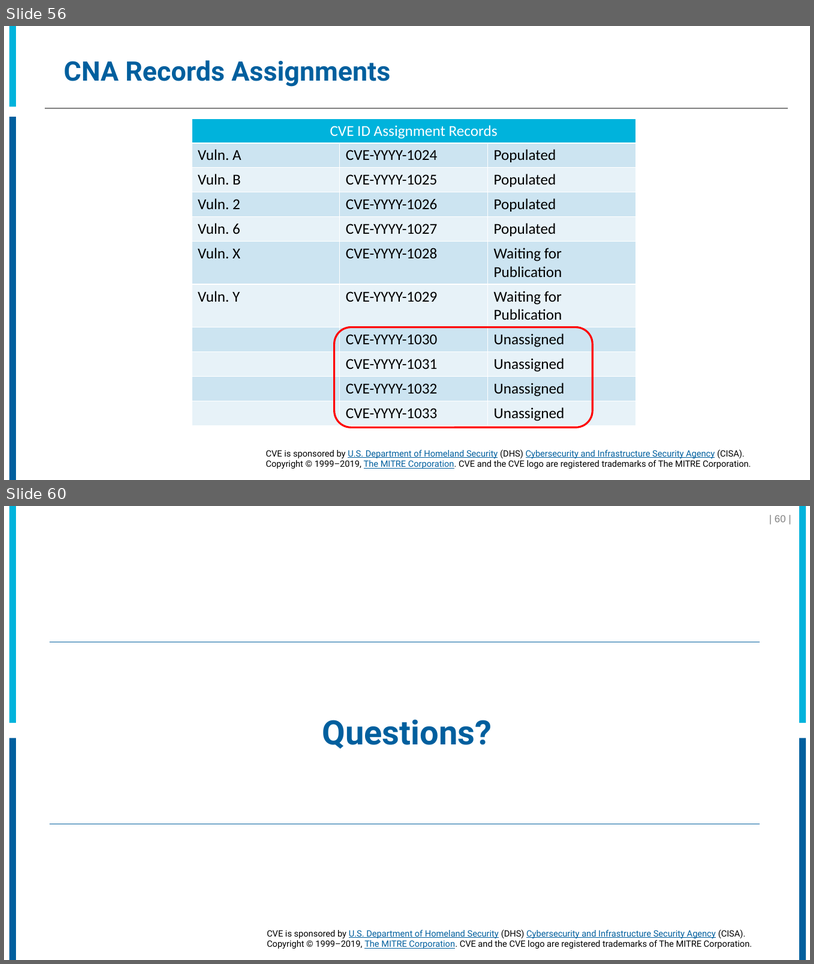
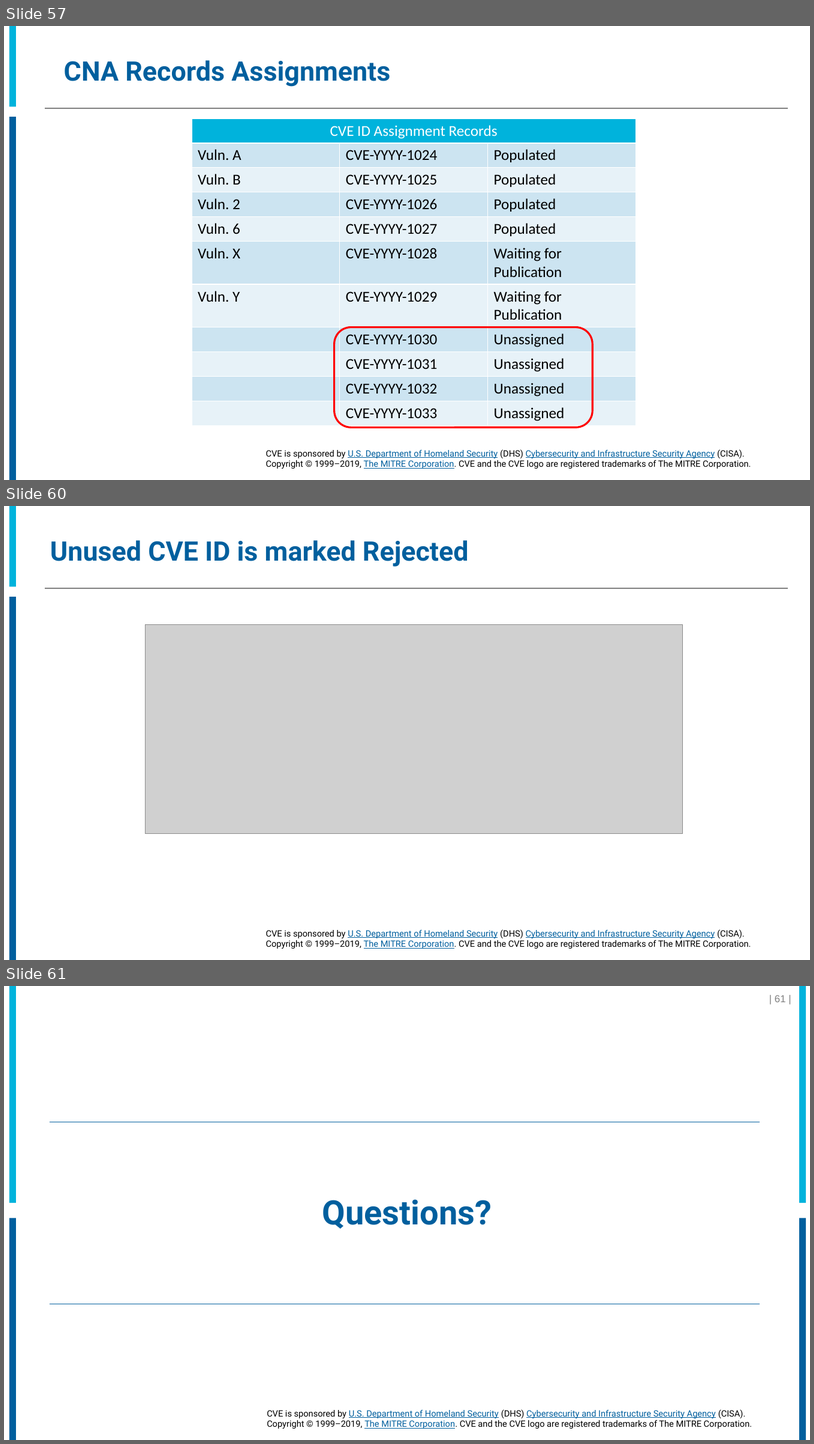
Before and after one commit to CVEProject/cveproject.github.io, a slide deck: docs/cna/CNA_Processes.pptx. Shown one above the other, each under a label of ours: slides 56 and 60 before the commit, slides 57, 60 and 61 after it; the slides between them are not shown. The pictures are 814x964 and 814x1444 pixels, drawn with LibreOffice and Linux fonts; fonts in the diff are those of the drawing; grey boxes stand for pictures; background and template pictures are left out. Boxes give left, top, right and bottom in pixels: in the first picture for what was removed or moved away, otherwise in the second. Text is boxed around its words. In the diff, an @@ line names an element or a change of style, - is before the commit and + after.

```diff
--- a/docs/cna/CNA_Processes.pptx
+++ b/docs/cna/CNA_Processes.pptx
@@ slide 60 added at box(4, 506, 810, 960), background #FFFFFF; not listed: 4 template elements that a slide beside it also shows @@
@@ title added at box(50, 540, 469, 567), 32 pt, text #005F9E, bold @@
+Unused CVE ID is marked Rejected
@@ picture added at box(145, 625, 683, 833) @@
@@ what was slide 56 is now slide 57 @@
@@ what was slide 60 is now slide 61 @@
@@ page number at box(775, 995, 786, 1002): text changed @@
-| 60 |
+| 61 |
```
Also in this commit, not shown: 17 slides changed, 1 other slide added, 2 slides removed.
